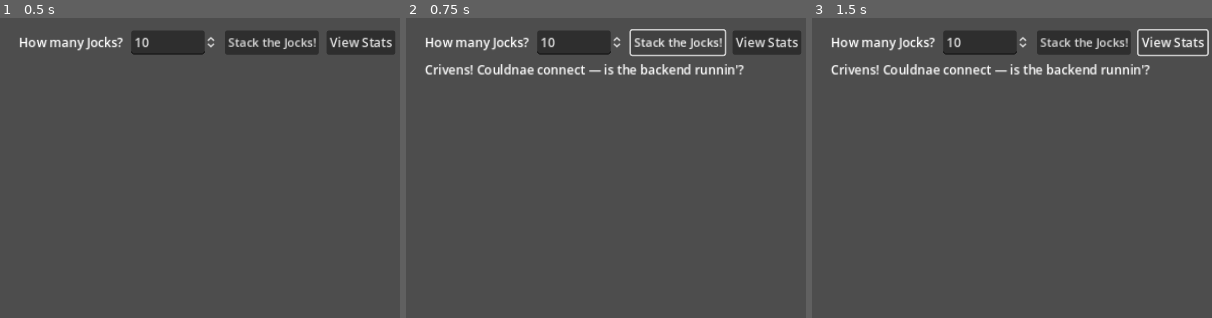
Above: before the commit, frames 1-3 (left to right).
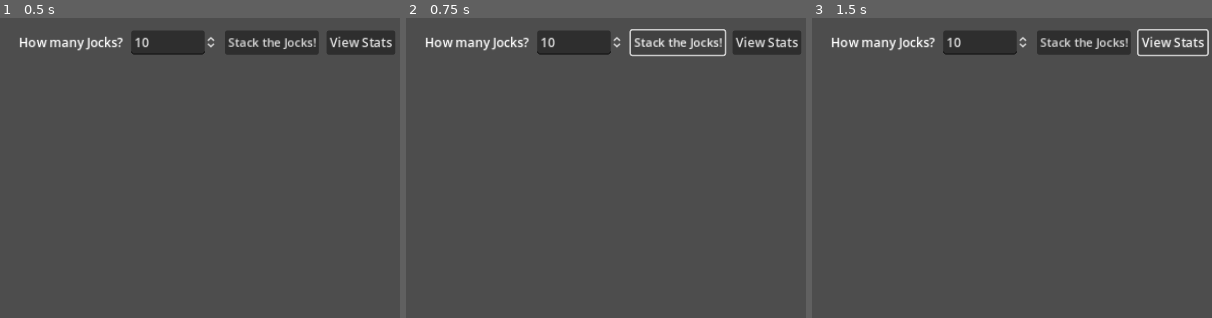
Above: after the commit, the same moments.

Repository: TheManInTheShack/JockStack
Game: Godot game, scene res://scenes/Main.tscn
Same seed, same stepped clock (60 frames per second), same inputs: the game is played once before the commit and once after it.
Inputs:
- Up to frame 1 (0.5 s): no input
- Up to frame 2 (0.75 s): click "Stack the Jocks!" at 0.5 s
- Up to frame 3 (1.5 s): click "View Stats" at 1.25 s
The pictures show only the part of the screen within x 0-50%, y 0-50%; the shares and areas given below are measured in that part.

Frame 1 is identical in both runs. In frame 2, 1.5% of the frame differs, in the area x 4-85%, y 15-19%; in frame 3, 1.5%.
Error after the commit: Parse Error: Cannot infer the type of "entry" variable because the value doesn't have a set type. (res://scripts/JockDisplay.gd:69)

Commit message:
Puppets 50% shorter, rank-based height variation
JockPuppet:
- _draw_scale controls what fraction of slot_h is actually drawn
- Figure is bottom-aligned in its slot (yo offset)
- get_head_global_pos() accounts for y offset correctly
- set_draw_scale() triggers queue_redraw()

JockDisplay._relayout():
- Sets each puppet's draw_scale based on sorted rank
- Smallest Jock draws at 42% of slot height
- Largest Jock draws at 58% of slot height
- Avg ~50% overall; visible height difference across the lineup

https://claude.ai/code/session_014UXePmD6X4RiVJruF8Kkkx

Diff:
--- a/frontend/scripts/JockDisplay.gd
+++ b/frontend/scripts/JockDisplay.gd
@@ -66,10 +66,15 @@
 		for col in count:
 			if idx >= total:
 				break
-			var puppet := _entries[idx].puppet as Control
+			var entry  := _entries[idx]
+			var puppet := entry.puppet as JockPuppet
 			var target := Vector2(start_x + col * (slot_w + GAP_H), y)
 
 			puppet.size = Vector2(slot_w, slot_h)
+
+			# Scale drawn height by rank: smallest ~42%, largest ~58% of slot
+			var rank_pct := float(idx) / float(maxi(total - 1, 1))
+			puppet.set_draw_scale(lerpf(0.42, 0.58, rank_pct))
 
 			if animate and puppet.is_inside_tree() and puppet.position != Vector2.ZERO:
 				create_tween()\
--- a/frontend/scripts/JockPuppet.gd
+++ b/frontend/scripts/JockPuppet.gd
@@ -5,7 +5,8 @@
 var _head_color:   Color
 var _leg_color:    Color
 var _accent_color: Color
-var jock_size:     int = 0
+var jock_size:     int   = 0
+var _draw_scale:   float = 0.5  # fraction of slot_h actually drawn; set by JockDisplay
 
 
 func setup(p_jock_size: int) -> void:
@@ -19,35 +20,43 @@
 	queue_redraw()
 
 
+func set_draw_scale(f: float) -> void:
+	_draw_scale = f
+	queue_redraw()
+
+
 func get_head_global_pos() -> Vector2:
-	# Head centre is at ~13% down from the top, horizontally centred
-	return global_position + Vector2(size.x * 0.5, size.y * 0.13)
+	# Figure is bottom-aligned in the slot; head is 13% down from figure top
+	var drawn_h  := size.y * _draw_scale
+	var y_offset := size.y - drawn_h
+	return global_position + Vector2(size.x * 0.5, y_offset + drawn_h * 0.13)
 
 
 func _draw() -> void:
 	if size.x <= 0.0 or size.y <= 0.0:
 		return
-	var w  := size.x
-	var h  := size.y
-	var cx := w * 0.5
+	var w       := size.x
+	var h       := size.y * _draw_scale   # actual drawn height
+	var yo      := size.y - h             # y offset — bottom-aligns the figure
+	var cx      := w * 0.5
 
 	# Feet
-	draw_rect(Rect2(cx - w*0.18, h*0.88, w*0.14, h*0.10), _leg_color)
-	draw_rect(Rect2(cx + w*0.04, h*0.88, w*0.14, h*0.10), _leg_color)
+	draw_rect(Rect2(cx - w*0.18, yo + h*0.88, w*0.14, h*0.10), _leg_color)
+	draw_rect(Rect2(cx + w*0.04, yo + h*0.88, w*0.14, h*0.10), _leg_color)
 	# Legs
-	draw_rect(Rect2(cx - w*0.14, h*0.58, w*0.10, h*0.32), _leg_color)
-	draw_rect(Rect2(cx + w*0.04, h*0.58, w*0.10, h*0.32), _leg_color)
+	draw_rect(Rect2(cx - w*0.14, yo + h*0.58, w*0.10, h*0.32), _leg_color)
+	draw_rect(Rect2(cx + w*0.04, yo + h*0.58, w*0.10, h*0.32), _leg_color)
 	# Kilt stripe
-	draw_rect(Rect2(cx - w*0.20, h*0.54, w*0.40, h*0.07), _accent_color)
+	draw_rect(Rect2(cx - w*0.20, yo + h*0.54, w*0.40, h*0.07), _accent_color)
 	# Body
-	draw_rect(Rect2(cx - w*0.18, h*0.30, w*0.36, h*0.26), _body_color)
+	draw_rect(Rect2(cx - w*0.18, yo + h*0.30, w*0.36, h*0.26), _body_color)
 	# Arms
-	draw_rect(Rect2(cx - w*0.34, h*0.31, w*0.16, h*0.20), _body_color)
-	draw_rect(Rect2(cx + w*0.18, h*0.31, w*0.16, h*0.20), _body_color)
+	draw_rect(Rect2(cx - w*0.34, yo + h*0.31, w*0.16, h*0.20), _body_color)
+	draw_rect(Rect2(cx + w*0.18, yo + h*0.31, w*0.16, h*0.20), _body_color)
 	# Neck
-	draw_rect(Rect2(cx - w*0.06, h*0.20, w*0.12, h*0.12), _head_color)
+	draw_rect(Rect2(cx - w*0.06, yo + h*0.20, w*0.12, h*0.12), _head_color)
 	# Head
-	draw_circle(Vector2(cx, h * 0.13), w * 0.18, _head_color)
+	draw_circle(Vector2(cx, yo + h * 0.13), w * 0.18, _head_color)
 	# Eyes
-	draw_circle(Vector2(cx - w*0.07, h*0.11), w * 0.030, Color(0.1, 0.1, 0.1))
-	draw_circle(Vector2(cx + w*0.07, h*0.11), w * 0.030, Color(0.1, 0.1, 0.1))
+	draw_circle(Vector2(cx - w*0.07, yo + h*0.11), w * 0.030, Color(0.1, 0.1, 0.1))
+	draw_circle(Vector2(cx + w*0.07, yo + h*0.11), w * 0.030, Color(0.1, 0.1, 0.1))
